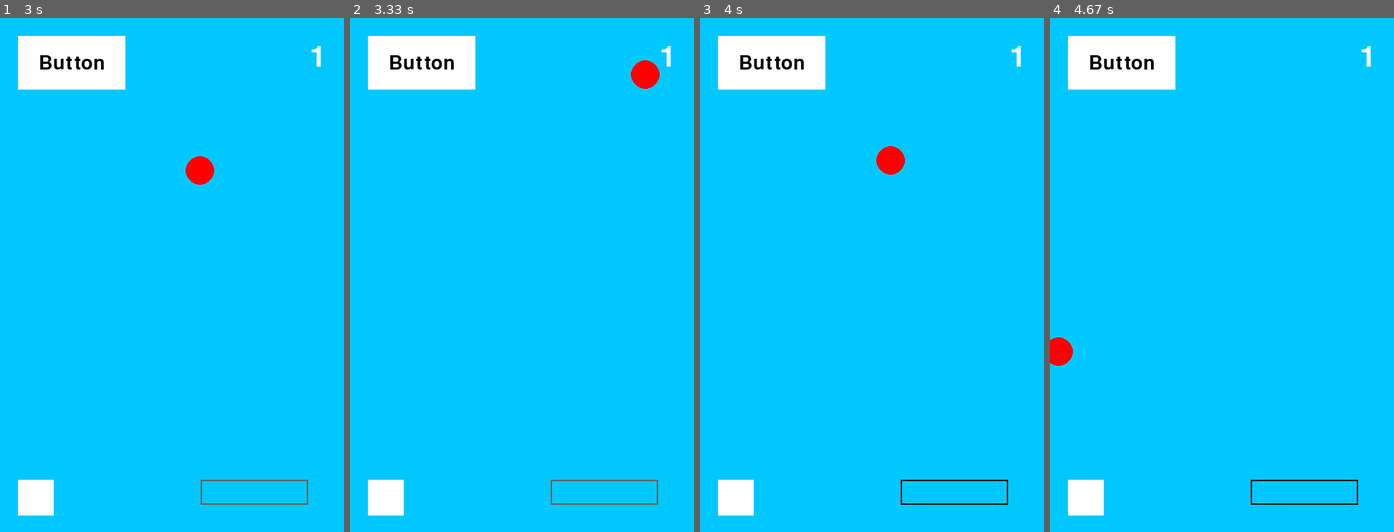
Above: before the commit, frames 1-4 (left to right).
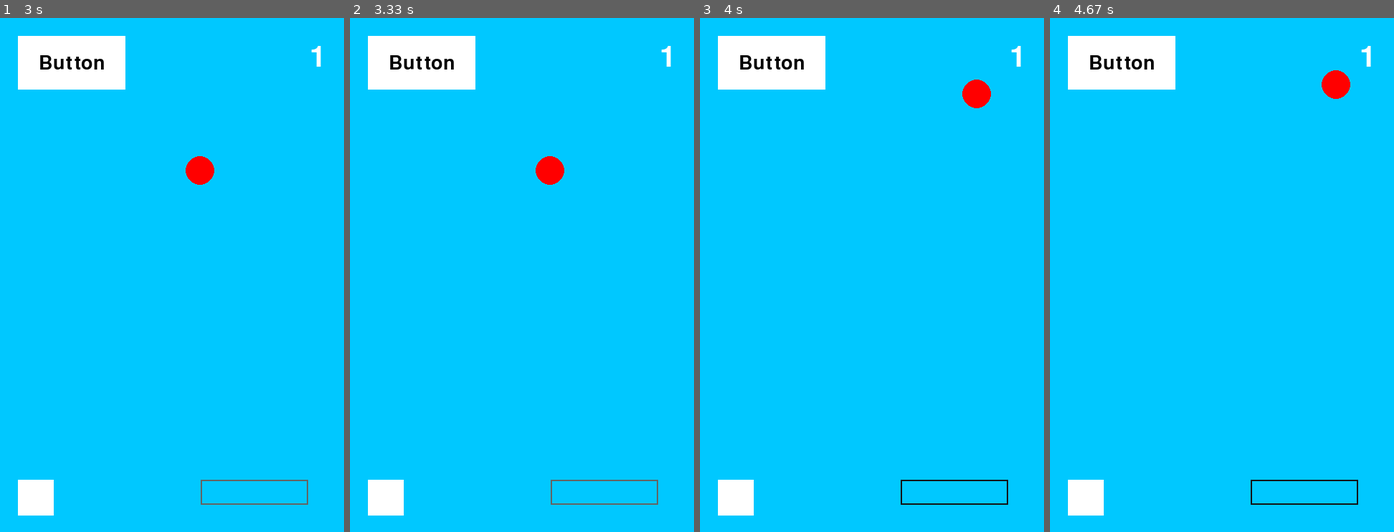
Above: after the commit, the same moments.

Repository: GameGenesis/Pygame-Utils
Game: pygame game, started from main.py
Same seed, same stepped clock (60 frames per second), same inputs: the game is played once before the commit and once after it.
Inputs (mouse positions are in pixels of both pictures, inside the frame that each line leads up to):
- Up to frame 1 (3 s): click "Button" at 0.38 s; press the mouse at (254, 490) at 0.7 s; move the mouse to (189, 403) at 0.8 s; release the mouse at (127, 310) at 0.93 s; press the mouse at (72, 64) at 1.03 s; move the mouse to (96, 115) at 1.13 s; release the mouse at (123, 172) at 1.27 s; press the mouse at (254, 490) at 1.87 s; move the mouse to (147, 377) at 1.97 s; release the mouse at (44, 259) at 2.1 s; press the mouse at (72, 64) at 2.2 s; move the mouse to (168, 259) at 2.3 s; release the mouse at (268, 460) at 2.43 s
- Up to frame 2 (3.33 s): tap Space at 3 s
- Up to frame 3 (4 s): press the mouse at (954, 490) at 3.37 s; move the mouse to (878, 429) at 3.47 s; release the mouse at (806, 367) at 3.6 s; tap Space at 3.73 s
- Up to frame 4 (4.67 s): tap Space at 4.03 s; press the mouse at (1084, 496) at 4.2 s; move the mouse to (1173, 424) at 4.3 s; release the mouse at (1263, 352) at 4.43 s; press the mouse at (1304, 490) at 4.53 s; move the mouse to (1239, 480) at 4.63 s

Frame 1 is identical in both runs. In frame 2, 0.7% of the frame differs, in the area x 53-90%, y 8-33%; in frame 3, 0.7%; in frame 4, 0.7%.

Commit message:
Refactor Canvas and EventManager classes
* Create singleton methods to simplify class constructors

* Create set_events method to override existing events or add new ones

* Create add_event method to add an event

Diff:
--- a/main.py
+++ b/main.py
@@ -42,7 +42,7 @@
     button = Button(position=Vector2(25, 25), label=Label("Button", Color.BLACK, font_size=40), on_click=increment_score, disabled=False, label_alignment=Alignment.CENTER)
     check_box = CheckBox(position=Vector2(25, surface_size[1] - 75), on_value_change=toggle_color)
     input_box = InputBox(position=Vector2(surface_size[0] - 200, surface_size[1] - 75), on_submit=set_score)
-    # event_manager = EventManager(toggle_velocity, on_quit=lambda: JsonSave.save("save_data.json", "Score", score))
+    EventManager.INSTANCE.set_events(toggle_velocity, on_quit=lambda: JsonSave.save("save_data.json", "Score", score))
 
 
     while True:
--- a/pygame_utils.py
+++ b/pygame_utils.py
@@ -52,21 +52,30 @@
     INSTANCE = None
 
     def __init__(self, call_backs: Callable | list[Callable]=None, on_quit: Callable=None) -> None:
+        self._singleton()
+        self.set_events()
+
+    def _singleton(self):
         if EventManager.INSTANCE:
             self.update_managed_objects(EventManager.INSTANCE.graphic_events)
         else:
             self.graphic_events = []
         EventManager.INSTANCE = self
 
+    def set_events(self, call_backs: Callable | list[Callable]=None, on_quit: Callable=None) -> None:
         if call_backs:
             if type(call_backs) == list:
                 self.funcs = call_backs
             else:
                 self.funcs = [call_backs]
         else:
-            self.funcs = []
+            if not hasattr(self, 'funcs'):
+                self.funcs = []
 
         self.on_quit = on_quit
+
+    def add_event(self, call_back: Callable | list[Callable]):
+        self.funcs.append(call_back)
 
     def update_managed_objects(self, graphic_events: list[Graphic_Event]):
         self.graphic_events = graphic_events
@@ -103,13 +112,16 @@
 class Canvas:
     INSTANCE = None
     def __init__(self) -> None:
+        self._singleton()
+
+        self.main_surface = pygame.display.get_surface()
+        self.graphic_elements = []
+
+    def _singleton(self):
         if Canvas.INSTANCE:
             del self
             return
         Canvas.INSTANCE = self
-
-        self.main_surface = pygame.display.get_surface()
-        self.graphic_elements = []
 
     def find_managed_objects(self):
         """
